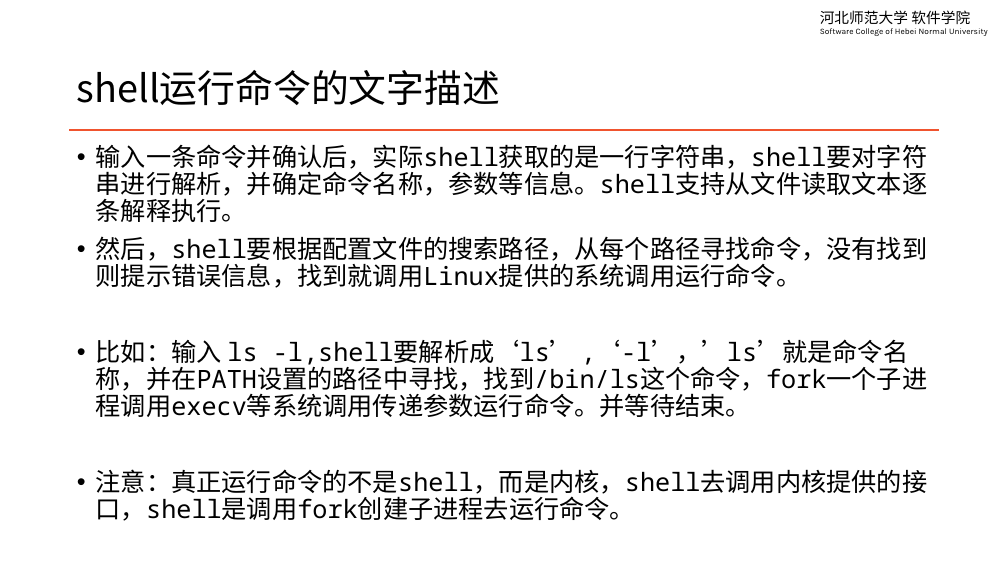
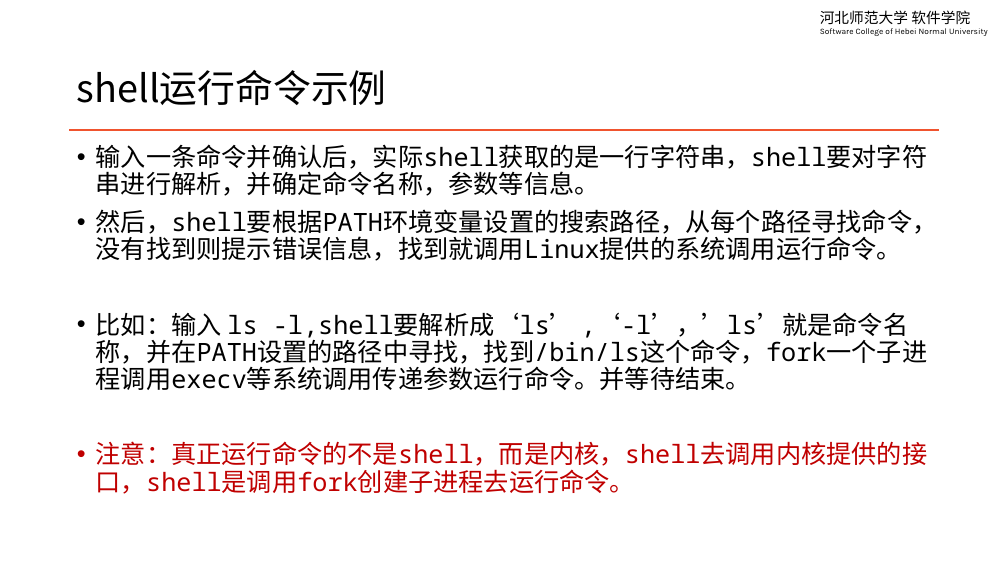
Before and after one commit to edu2act/course-linux-system, a slide deck: slide 5 of materials/slides/ch11-basic-shell-script-variables.pptx. Drawn at 1008x567 pixels with LibreOffice and Linux fonts; fonts in the diff are those of the drawing. Boxes give left, top, right and bottom in pixels: in the first picture for what was removed or moved away, otherwise in the second. Text is boxed around its words. In the diff, an @@ line names an element or a change of style, - is before the commit and + after.

```diff
--- a/materials/slides/ch11-basic-shell-script-variables.pptx
+++ b/materials/slides/ch11-basic-shell-script-variables.pptx
@@ title at <box>77,70,387,105</box>: text changed @@
-shell运行命令的文字描述
+shell运行命令示例
@@ text at <box>96,144,938,261</box>: text changed @@
-• 输入一条命令并确认后，实际shell获取的是一行字符串，shell要对字符串进行解析，并确定命令名称，参数等信息。shell支持从文件读取文本逐条解释执行。
-• 然后，shell要根据配置文件的搜索路径，从每个路径寻找命令，没有找到则提示错误信息，找到就调用Linux提供的系统调用运行命令。
+• 输入一条命令并确认后，实际shell获取的是一行字符串，shell要对字符串进行解析，并确定命令名称，参数等信息。
+• 然后，shell要根据PATH环境变量设置的搜索路径，从每个路径寻找命令，没有找到则提示错误信息，找到就调用Linux提供的系统调用运行命令。
@@ text at <box>96,441,928,494</box>: text colour #000000 to #C00000 in "注意：真正运行命令的不是shell，而是内核，shell去调用内核提供的接口，shell是调用fork创建子进程去运行命 ..." @@
```
Also in this commit, not shown: 6 other slides changed, 4 other files.
